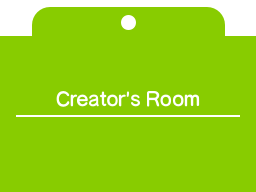
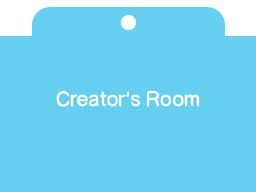
Layers edited between the first and the second 256px x 192px image:
painted on "text" over [16, 115, 240, 117]
painted on "card" over [0, 7, 256, 192]
